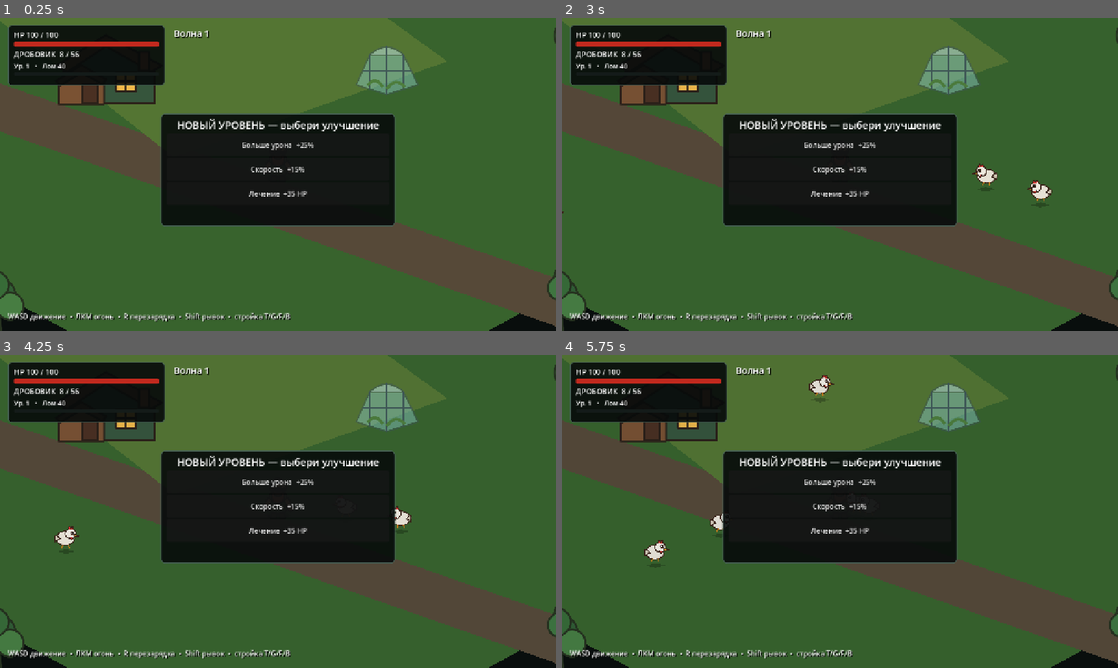
Above: before the commit, frames 1-4 (two rows, left to right).
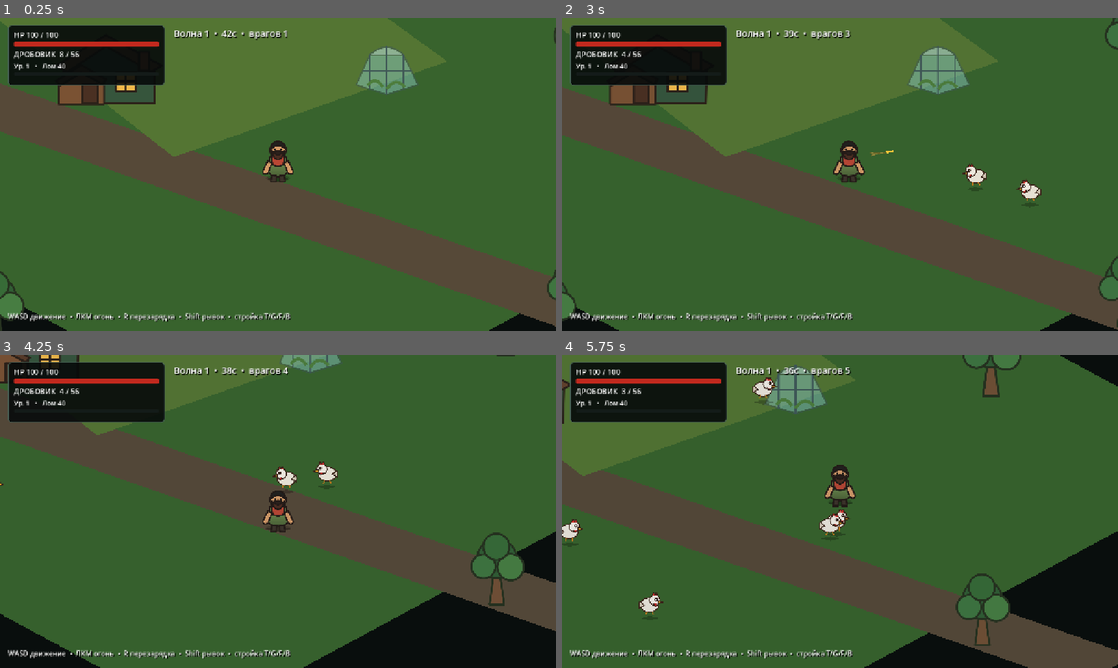
Above: after the commit, the same moments.

Repository: motomotoo1997-art/monster-quest
Game: Godot game, scene res://scenes/main.tscn
Same seed, same stepped clock (60 frames per second), same inputs: the game is played once before the commit and once after it.
Inputs (mouse positions are in pixels of both pictures, inside the frame that each line leads up to):
- Up to frame 1 (0.25 s): no input
- Up to frame 2 (3 s): click (840, 146) at 0.5 s, where only the run before the commit has a clickable "Больше урона +25%"; click (840, 168) at 1.25 s, where only the run before the commit has a clickable "Скорость +15%"; click (840, 193) at 2 s, where only the run before the commit has a clickable "Лечение +35 HP"; move the mouse to (962, 158) at 2.77 s; hold D from 2.78 s (still down); tap T at 2.85 s; click (962, 158) at 2.92 s
- Up to frame 3 (4.25 s): move the mouse to (166, 527) at 3.52 s; release D at 3.53 s; hold S from 3.53 s (still down); tap G at 3.6 s
- Up to frame 4 (5.75 s): move the mouse to (895, 442) at 4.27 s; release S at 4.28 s; hold D 4.28-5.03 s; tap F at 4.35 s; move the mouse to (812, 574) at 5.02 s; hold W from 5.03 s (still down); tap B at 5.1 s; click (812, 574) at 5.17 s

The runs differ from the first frame. In frame 1, 15% of the frame differs, in the area x 29-71%, y 4-67%; in frame 2, 20%; in frame 3, 45%; in frame 4, 51%, in the area x 0-100%, y 0-100%.
Error before the commit: Parse Error: Cannot infer the type of "base_position" variable because the value doesn't have a set type. (res://scripts/player.gd:122)

Commit message:
Fix player visual node typing in Godot 4.7

Diff:
--- a/dacha-last-day/scripts/player.gd
+++ b/dacha-last-day/scripts/player.gd
@@ -118,8 +118,8 @@
 	flash.rotation = aim_direction.angle()
 	get_tree().current_scene.add_child(flash)
 	_play_sfx(shot_stream, -3.0)
-	var visual := _visual_node()
-	var base_position := visual.position
+	var visual: Node2D = _visual_node()
+	var base_position: Vector2 = visual.position
 	var tween := create_tween()
 	tween.tween_property(visual, "position", base_position - aim_direction * 4.0, 0.035)
 	tween.tween_property(visual, "position", base_position, 0.075)
@@ -141,7 +141,7 @@
 	if dead:
 		return
 	health = maxi(0, health - amount)
-	var visual := _visual_node()
+	var visual: Node2D = _visual_node()
 	var tween := create_tween()
 	tween.tween_property(visual, "modulate", Color(1.0, 0.28, 0.28), 0.06)
 	tween.tween_property(visual, "modulate", Color.WHITE, 0.12)
@@ -153,7 +153,7 @@
 	velocity = Vector2.ZERO
 	set_physics_process(false)
 	$CollisionShape2D.set_deferred("disabled", true)
-	var visual := _visual_node()
+	var visual: Node2D = _visual_node()
 	var tween := create_tween()
 	tween.parallel().tween_property(visual, "modulate:a", 0.0, 0.42)
 	tween.parallel().tween_property(visual, "rotation", 0.35, 0.42)
@@ -190,7 +190,7 @@
 func perk_heal() -> void:
 	heal(35)
 
-func _visual_node() -> CanvasItem:
+func _visual_node() -> Node2D:
 	return animated_sprite if animated_sprite.visible else static_sprite
 
 func _play_sfx(stream: AudioStream, volume_db: float) -> void:
